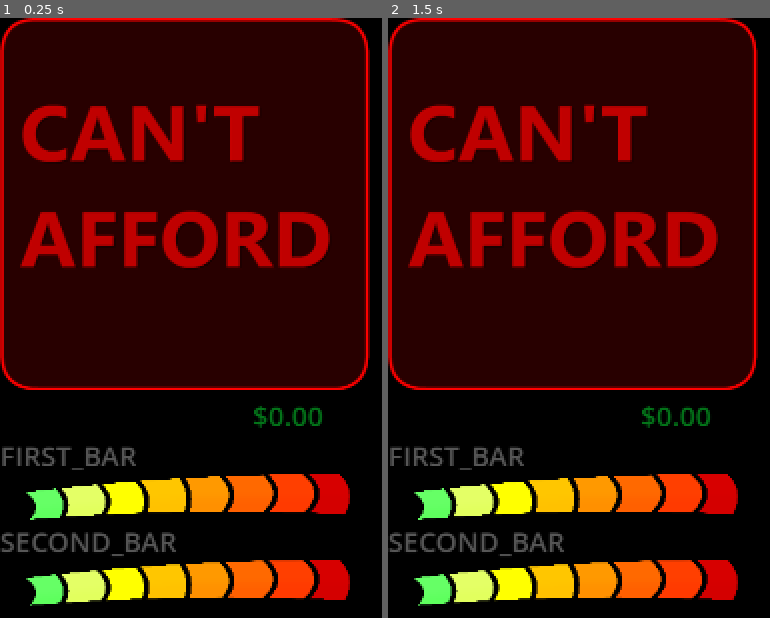
Above: before the commit, frames 1-2 (left to right).
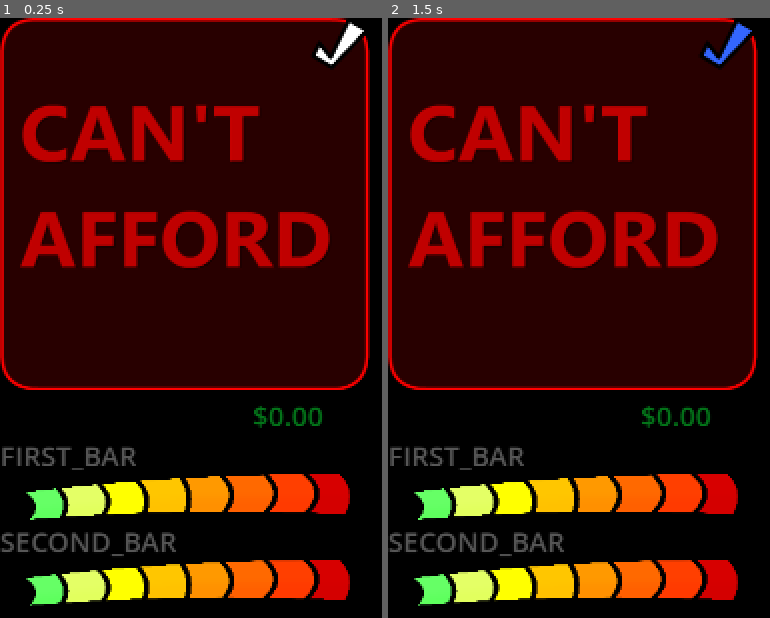
Above: after the commit, the same moments.

Repository: 100-Devs-1-Game/FlightOfHarmony
Game: Godot game, scene res://shop/upgrade_component.tscn
Two runs of this game, one before a commit and one after it. Both use one fixed random seed, a clock stepped at 60 frames per second and the inputs below. This scene is started directly instead of the project's main scene.
Inputs (mouse positions are in pixels of both pictures, inside the frame that each line leads up to):
- Up to frame 1 (0.25 s): no input
- Up to frame 2 (1.5 s): click (571, 204) at 0.5 s; click (727, 48) at 1.27 s

The runs differ from the first frame. In frame 1, 0.5% of the frame differs, in the area x 81-96%, y 0-9%; in frame 2, 0.5%.

Commit message:
Add Tick button for selecting active upgrade

Diff:
--- a/src/shop/upgrade_book/upgrade_component.gd
+++ b/src/shop/upgrade_book/upgrade_component.gd
@@ -15,6 +15,7 @@
 @onready var texture: TextureRect = $Selector/Texture
 @onready var first_bar: TextureProgressBar = $StatbarContainer/A
 @onready var second_bar: TextureProgressBar = $StatbarContainer/B
+@onready var tick_button: TextureButton = %TickButton
 
 
 
@@ -34,13 +35,15 @@
 
 func check_affordable() -> void:
 	$Sold.hide()
+	tick_button.hide()
 	if res in SaveManager.bought_upgrades:
 		var selected:= res in SaveManager.pony_stats.upgrade_slots
 		selector.texture_normal = CAN_BUY if selected else null
 		selector.texture_hover = CAN_BUY
 		selector.texture_pressed = CAN_BUY
-		if not selected:
-			$Sold.show()
+		$Sold.show()
+		tick_button.show()
+		tick_button.disabled= selected
 	elif Global.can_afford(res.cost):
 		selector.texture_normal = null
 		selector.texture_hover = CAN_BUY
--- a/src/shop/upgrade_component.tscn
+++ b/src/shop/upgrade_component.tscn
@@ -1,10 +1,14 @@
-[gd_scene load_steps=6 format=3 uid="uid://buk8y05uqosfs"]
+[gd_scene load_steps=10 format=3 uid="uid://buk8y05uqosfs"]
 
 [ext_resource type="Texture2D" uid="uid://cjfd1o7ylcbnb" path="res://assets/art/upgrades/book/icons/BuyIcon_Cant Afford.png" id="1_fi5ls"]
 [ext_resource type="Script" uid="uid://t6yujbofyn4e" path="res://shop/upgrade_book/upgrade_component.gd" id="1_w5nlv"]
+[ext_resource type="Texture2D" uid="uid://b4x2jw44dom6w" path="res://assets/art/upgrades/book/icons/Tick_04.png" id="3_jxpe0"]
+[ext_resource type="Texture2D" uid="uid://br7vnke7h8amd" path="res://assets/art/upgrades/book/icons/Tick_02.png" id="4_amml7"]
 [ext_resource type="Texture2D" uid="uid://dgouetqunwxag" path="res://assets/art/upgrades/book/Bar_empty.png" id="5_amml7"]
+[ext_resource type="Texture2D" uid="uid://dyooymtttfbn1" path="res://assets/art/upgrades/book/icons/Tick_03.png" id="5_cuqt3"]
 [ext_resource type="Texture2D" uid="uid://b7d51i44ysyxu" path="res://assets/art/upgrades/book/icons/BuyIcon_Sold.png" id="5_w5nlv"]
 [ext_resource type="Texture2D" uid="uid://8xeom6spjggx" path="res://assets/art/upgrades/book/Bar_Full.png" id="6_cuqt3"]
+[ext_resource type="Texture2D" uid="uid://me1emibth010" path="res://assets/art/upgrades/book/icons/Tick_01.png" id="6_lfv28"]
 
 [node name="UpgradeComp" type="Control"]
 layout_mode = 3
@@ -37,6 +41,24 @@
 mouse_filter = 2
 expand_mode = 1
 stretch_mode = 5
+
+[node name="TickButton" type="TextureButton" parent="Selector"]
+unique_name_in_owner = true
+custom_minimum_size = Vector2(70, 70)
+layout_mode = 1
+anchors_preset = 1
+anchor_left = 1.0
+anchor_right = 1.0
+offset_left = -40.0
+offset_bottom = 40.0
+grow_horizontal = 0
+mouse_filter = 1
+texture_normal = ExtResource("3_jxpe0")
+texture_pressed = ExtResource("4_amml7")
+texture_hover = ExtResource("5_cuqt3")
+texture_disabled = ExtResource("6_lfv28")
+ignore_texture_size = true
+stretch_mode = 4
 
 [node name="HBoxContainer" type="HBoxContainer" parent="."]
 layout_mode = 0
